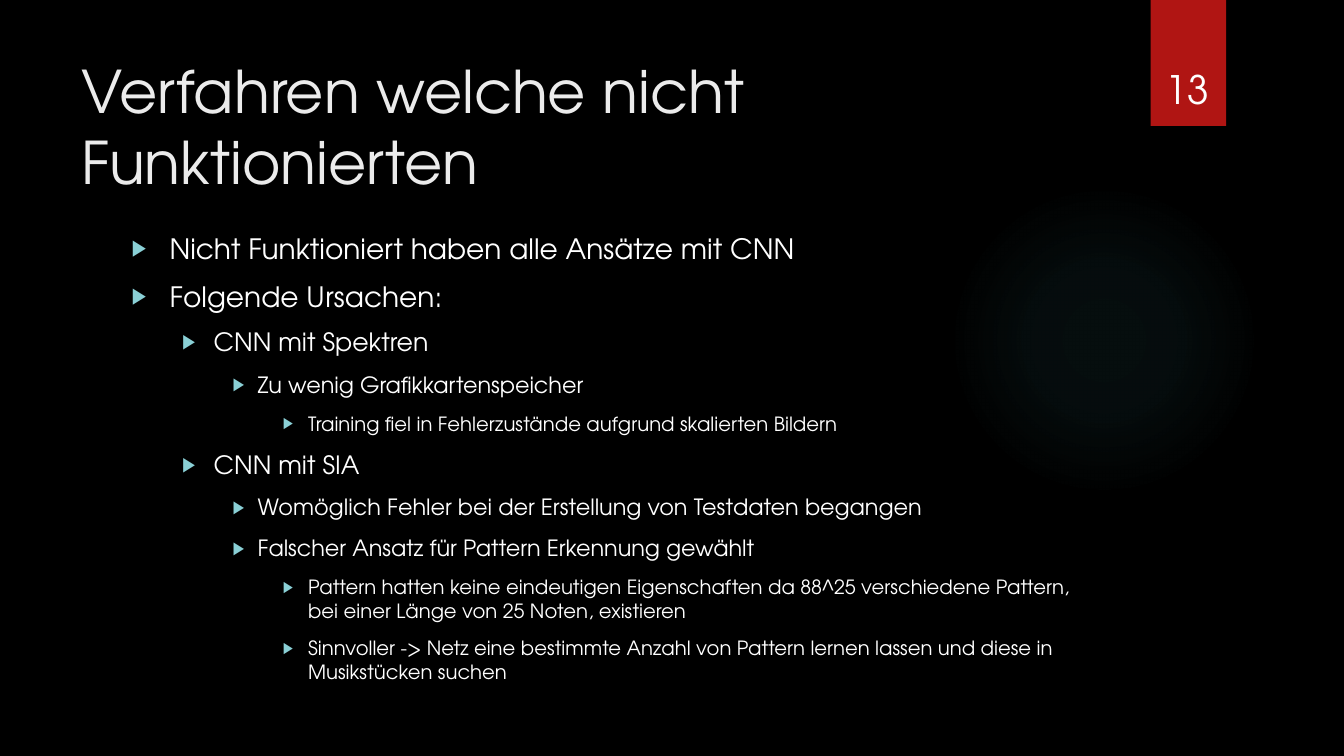
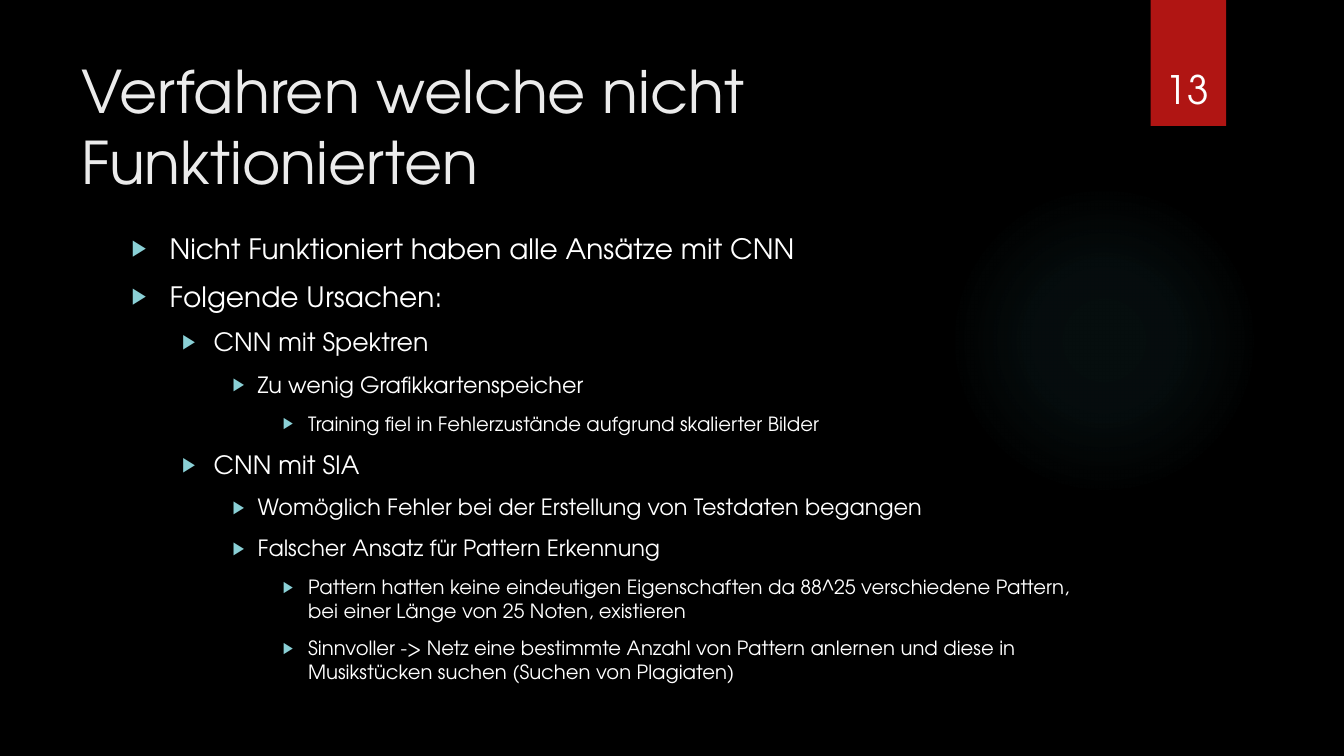
Before and after one commit to Hozeeben/Masterarbeit, a slide deck: slide 13 of Unterlagen/Masterseminar.pptx. Drawn at 1344x756 pixels with LibreOffice and Linux fonts; fonts in the diff are those of the drawing; background and template pictures are left out. Boxes give left, top, right and bottom in pixels: in the first picture for what was removed or moved away, otherwise in the second. Text is boxed around its words. In the diff, an @@ line names an element or a change of style, - is before the commit and + after.

Commit message:
Presentation

```diff
--- a/Unterlagen/Masterseminar.pptx
+++ b/Unterlagen/Masterseminar.pptx
@@ text at [308, 416, 819, 436]: text changed @@
-      ▶ Training fiel in Fehlerzustände aufgrund skalierten Bildern
+      ▶ Training fiel in Fehlerzustände aufgrund skalierter Bilder
@@ text at [258, 539, 660, 561]: text changed @@
-    ▶ Falscher Ansatz für Pattern Erkennung gewählt
+    ▶ Falscher Ansatz für Pattern Erkennung
@@ text at [308, 640, 1015, 684]: text changed @@
-      ▶ Sinnvoller -> Netz eine bestimmte Anzahl von Pattern lernen lassen und diese in Musikstücken suchen
+      ▶ Sinnvoller -> Netz eine bestimmte Anzahl von Pattern anlernen und diese in Musikstücken suchen (Suchen von Plagiaten)
```
Also in this commit, not shown: 9 other slides changed.
